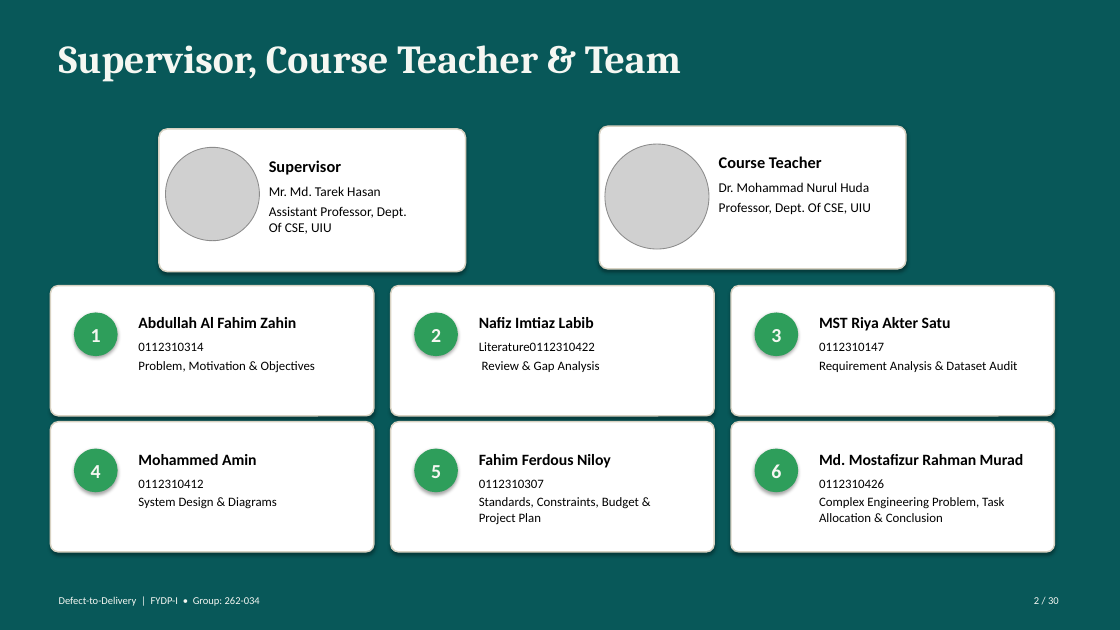
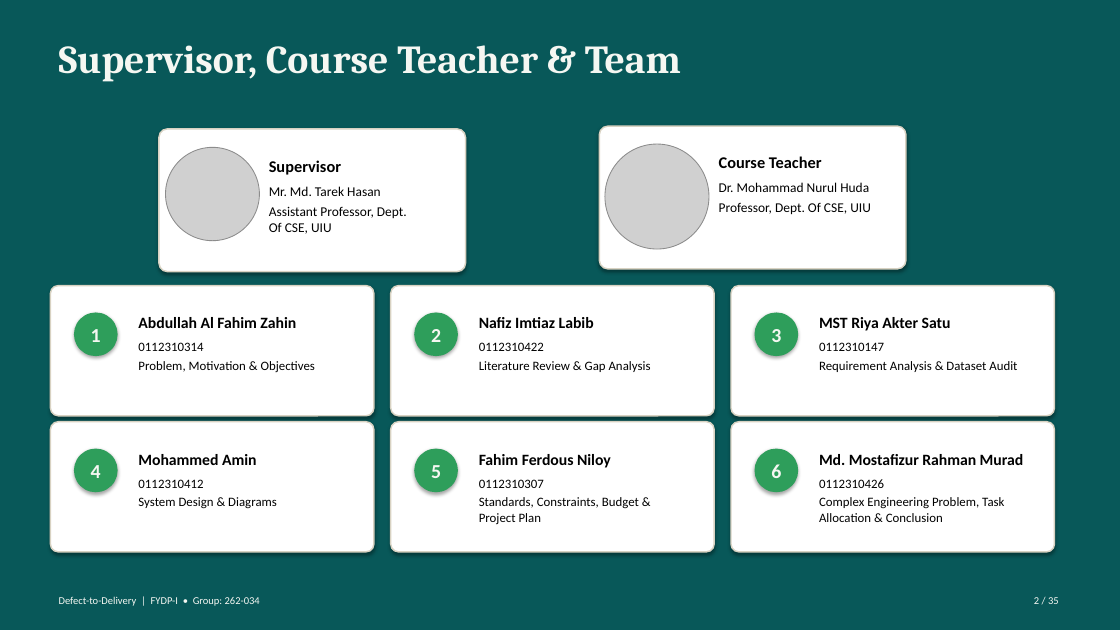
Before and after one commit to labib-ux/FYDP, a slide deck: slide 2 of slides/Defect-to-Delivery_262-034.pptx. Drawn at 1120x630 pixels with LibreOffice and Linux fonts; fonts in the diff are those of the drawing; grey boxes stand for pictures. Boxes give left, top, right and bottom in pixels: in the first picture for what was removed or moved away, otherwise in the second. Text is boxed around its words. In the diff, an @@ line names an element or a change of style, - is before the commit and + after.

```diff
--- a/slides/Defect-to-Delivery_262-034.pptx
+++ b/slides/Defect-to-Delivery_262-034.pptx
@@ text at (479, 342, 651, 372): text changed @@
-Literature0112310422
-Review & Gap Analysis
+0112310422
+Literature Review & Gap Analysis
@@ text at (1034, 597, 1059, 604): text changed @@
-2 / 30
+2 / 35
```
Also in this commit, not shown: 33 other slides changed, 1 slide added, 6 slides removed, 1 other file.
